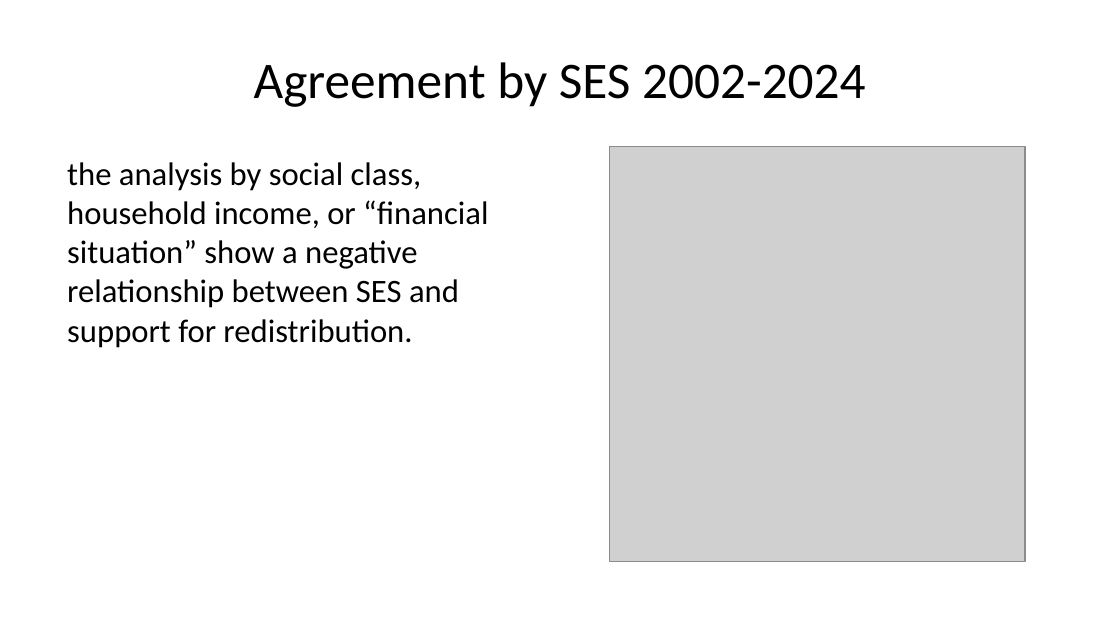
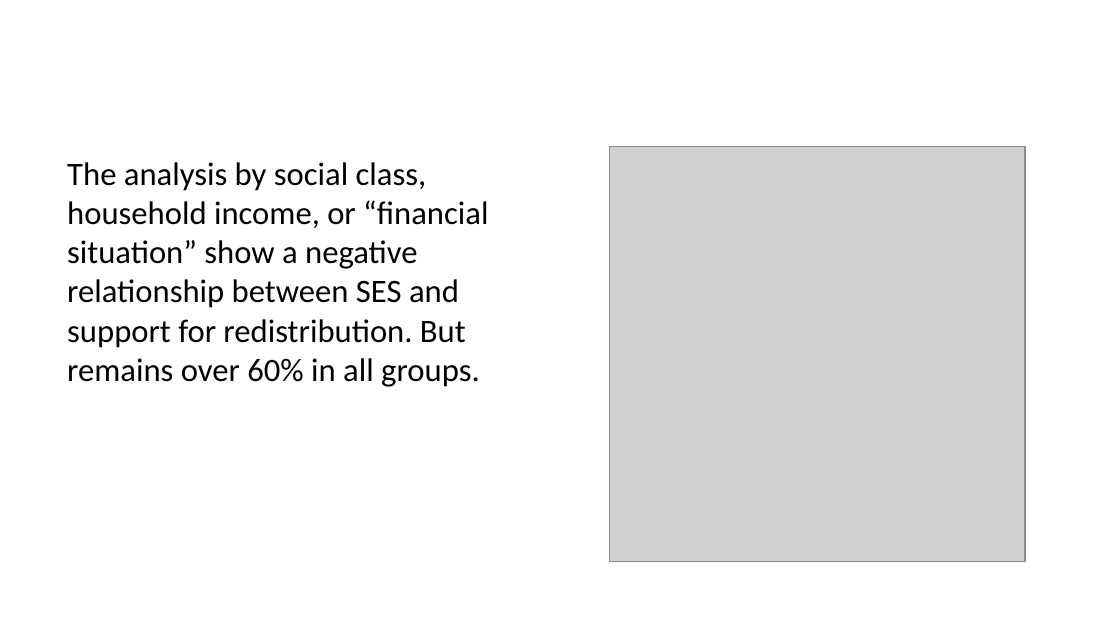
Before and after one commit to danielcapistrano/cfi_redistribution, a slide deck: slide 10 of docs/presentation.pptx (slide 12 before the commit). Drawn at 1120x630 pixels with LibreOffice and Linux fonts; fonts in the diff are those of the drawing; grey boxes stand for pictures. Boxes give left, top, right and bottom in pixels: in the first picture for what was removed or moved away, otherwise in the second. Text is boxed around its words. In the diff, an @@ line names an element or a change of style, - is before the commit and + after.

```diff
--- a/docs/presentation.pptx
+++ b/docs/presentation.pptx
@@ title removed at (x1=254, y1=62, x2=866, y2=107) @@
-Agreement by SES 2002-2024
@@ text at (x1=67, y1=162, x2=488, y2=387): text changed @@
-the analysis by social class, household income, or “financial situation” show a negative relationship between SES and support for redistribution.
+The analysis by social class, household income, or “financial situation” show a negative relationship between SES and support for redistribution. But remains over 60% in all groups.
```
Also in this commit, not shown: 13 other slides changed, 14 slides added, 11 slides removed, 41 other files.
